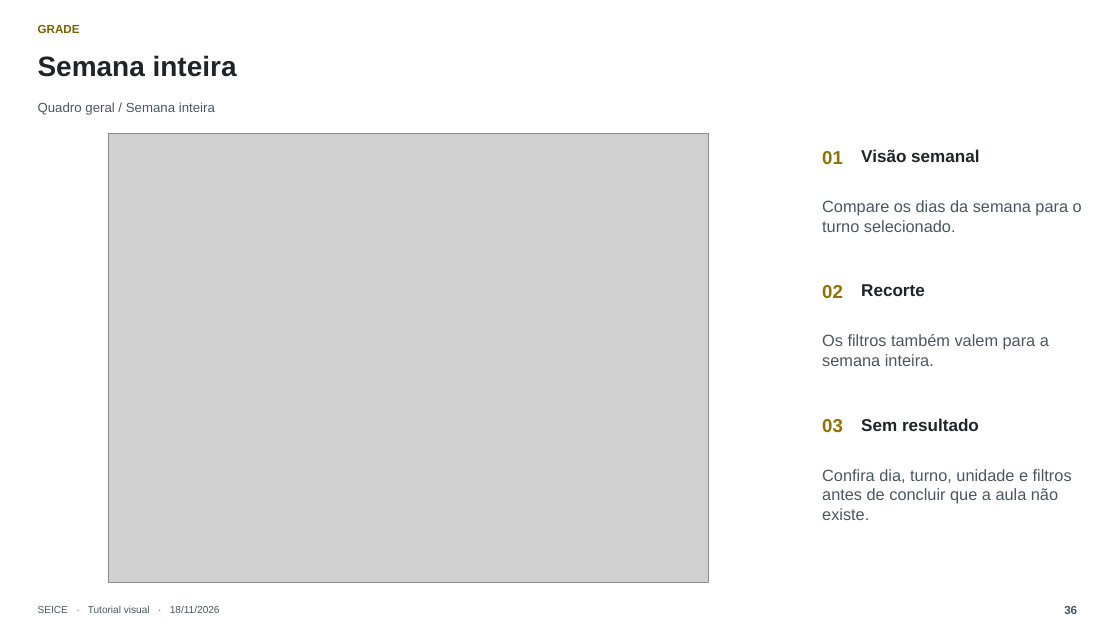
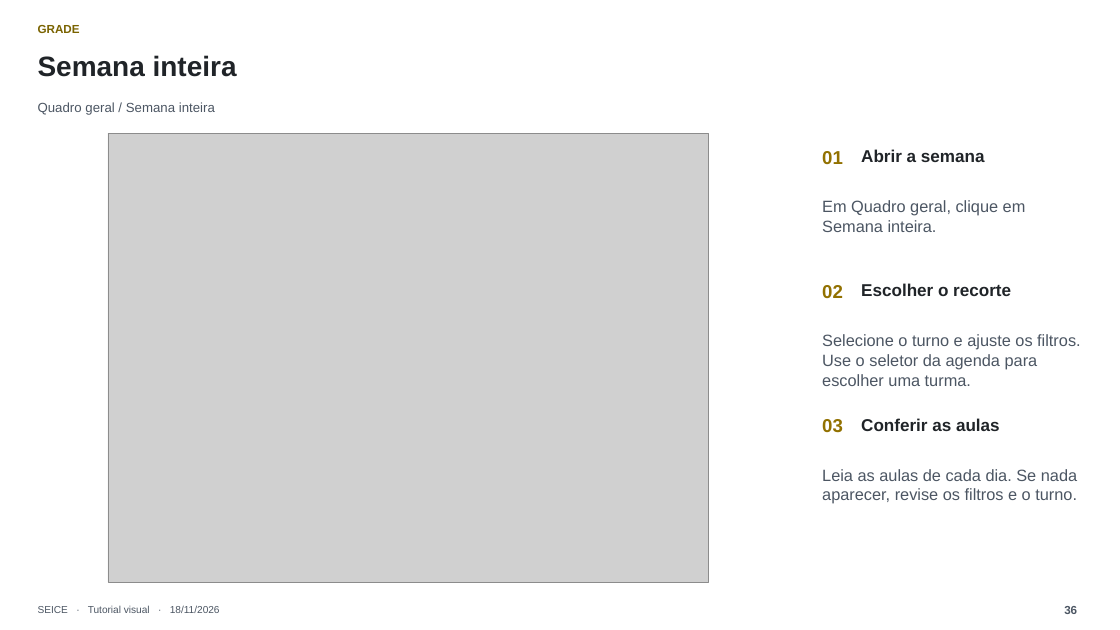
Before and after one commit to joaodorast/seice-horarios, a slide deck: slide 36 of docs/tutorial/SEICE-Tutorial-Completo-2026-11-18.pptx. Drawn at 1120x630 pixels with LibreOffice and Linux fonts; fonts in the diff are those of the drawing; grey boxes stand for pictures. Boxes give left, top, right and bottom in pixels: in the first picture for what was removed or moved away, otherwise in the second. Text is boxed around its words. In the diff, an @@ line names an element or a change of style, - is before the commit and + after.

```diff
--- a/docs/tutorial/SEICE-Tutorial-Completo-2026-11-18.pptx
+++ b/docs/tutorial/SEICE-Tutorial-Completo-2026-11-18.pptx
@@ text at (x1=861, y1=149, x2=985, y2=162): text changed @@
-Visão semanal
+Abrir a semana
@@ text at (x1=822, y1=200, x2=1026, y2=232): text changed @@
-Compare os dias da semana para o turno selecionado.
+Em Quadro geral, clique em Semana inteira.
@@ text at (x1=861, y1=283, x2=1011, y2=296): text changed @@
-Recorte
+Escolher o recorte
@@ text at (x1=822, y1=334, x2=1080, y2=386): text changed @@
-Os filtros também valem para a semana inteira.
+Selecione o turno e ajuste os filtros. Use o seletor da agenda para escolher uma turma.
@@ text at (x1=861, y1=418, x2=1000, y2=431): text changed @@
-Sem resultado
+Conferir as aulas
@@ text at (x1=822, y1=469, x2=1077, y2=504): text changed @@
-Confira dia, turno, unidade e filtros antes de concluir que a aula não existe.
+Leia as aulas de cada dia. Se nada aparecer, revise os filtros e o turno.
```
Also in this commit, not shown: 28 other slides changed, 1 slide removed.
